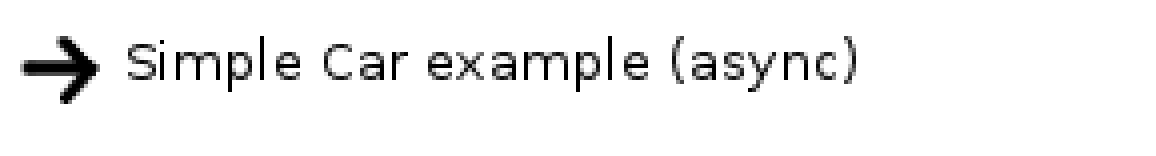
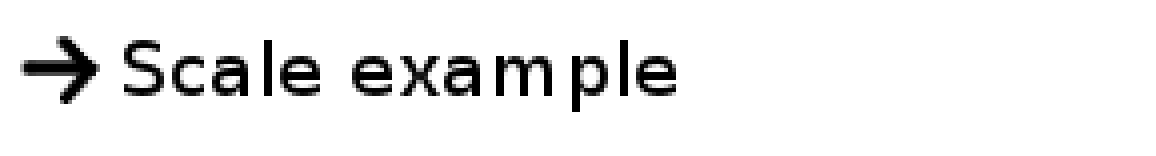
The second 1156 x 156 image is a revision of the first. Changes to its layers:
added layer "Scale example" above "Simple Car example (async)" over [124, 40, 676, 112]
hid "Simple Car example (async)" over [128, 36, 856, 92]
